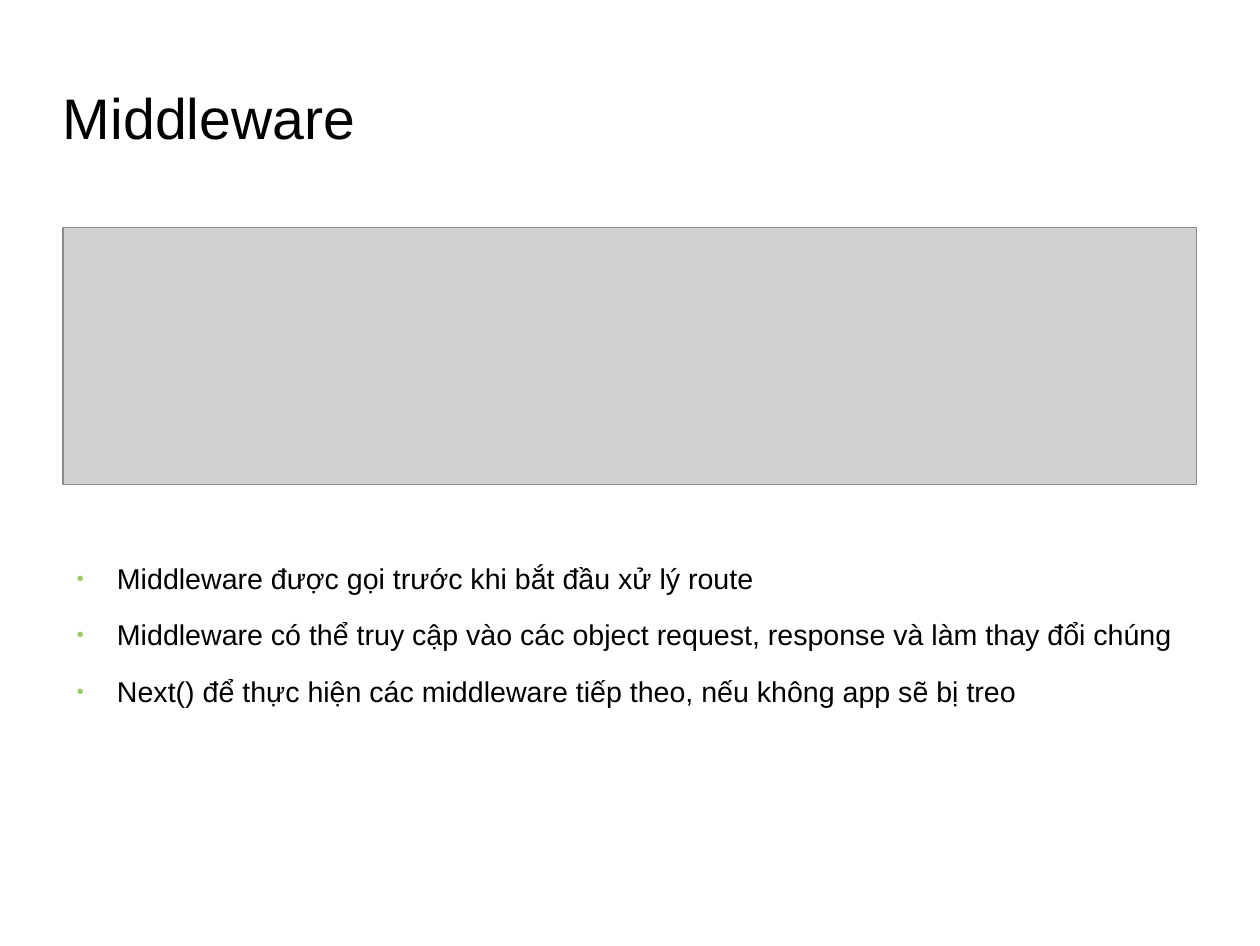
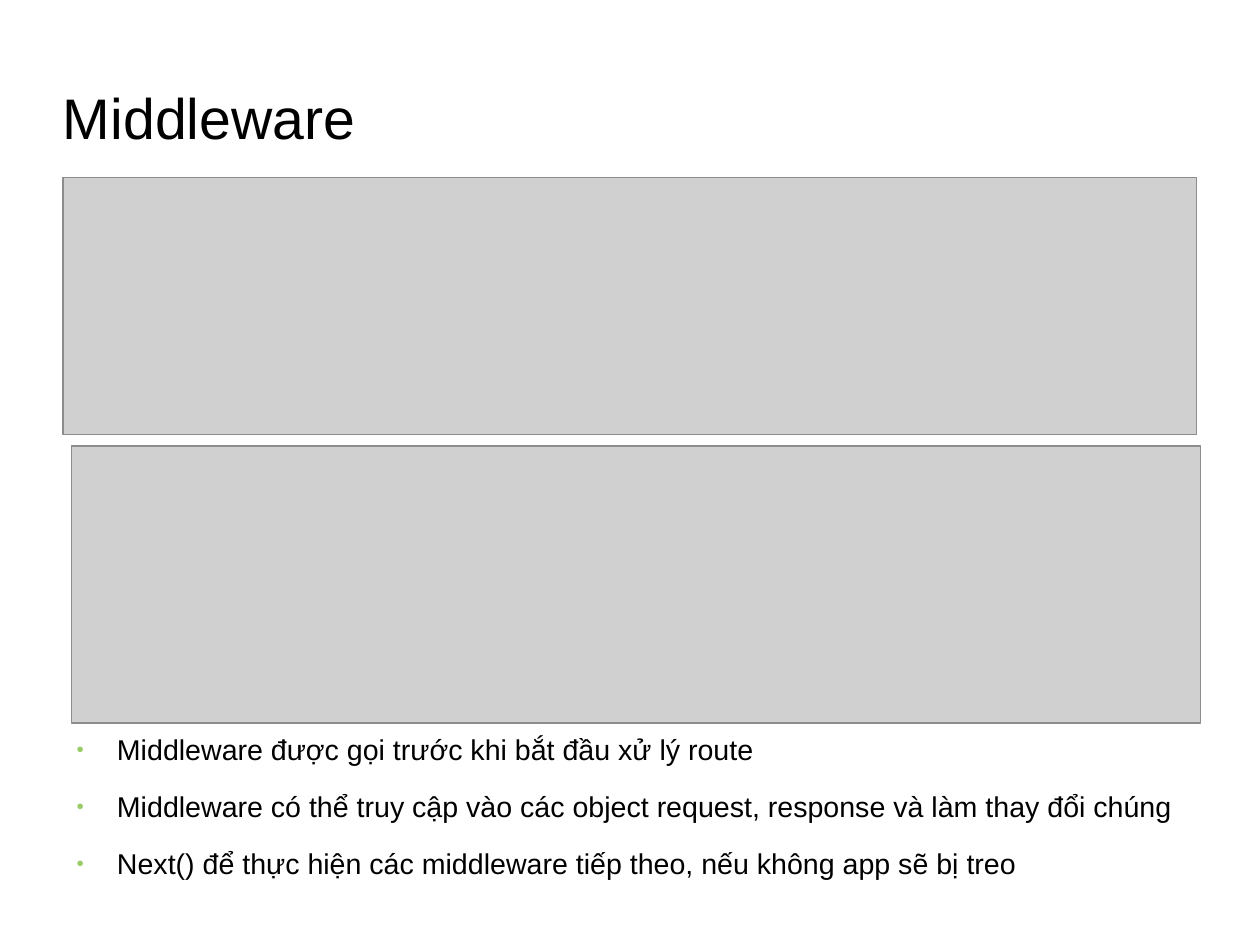
Before and after one commit to ngtrdai197/Seminar-Intro-Nestjs-GraphQL, a slide deck: slide 12 of nestjs.odp. Drawn at 1260x946 pixels with LibreOffice and Linux fonts; fonts in the diff are those of the drawing; grey boxes stand for pictures; background and template pictures are left out. Boxes give left, top, right and bottom in pixels: in the first picture for what was removed or moved away, otherwise in the second. Text is boxed around its words. In the diff, an @@ line names an element or a change of style, - is before the commit and + after.

```diff
--- a/nestjs.odp
+++ b/nestjs.odp
@@ picture: place and size @@
-picture at [63, 228, 1197, 485]
+picture at [63, 177, 1197, 434]
@@ picture added at [71, 446, 1201, 723] @@
@@ text "Middleware được gọi trước khi ...": place and size @@
-text "Middleware được gọi trước khi ..." at [117, 566, 1171, 708]
+text "Middleware được gọi trước khi ..." at [117, 738, 1171, 879]
```
Also in this commit, not shown: 10 slides added, 17 other files.
